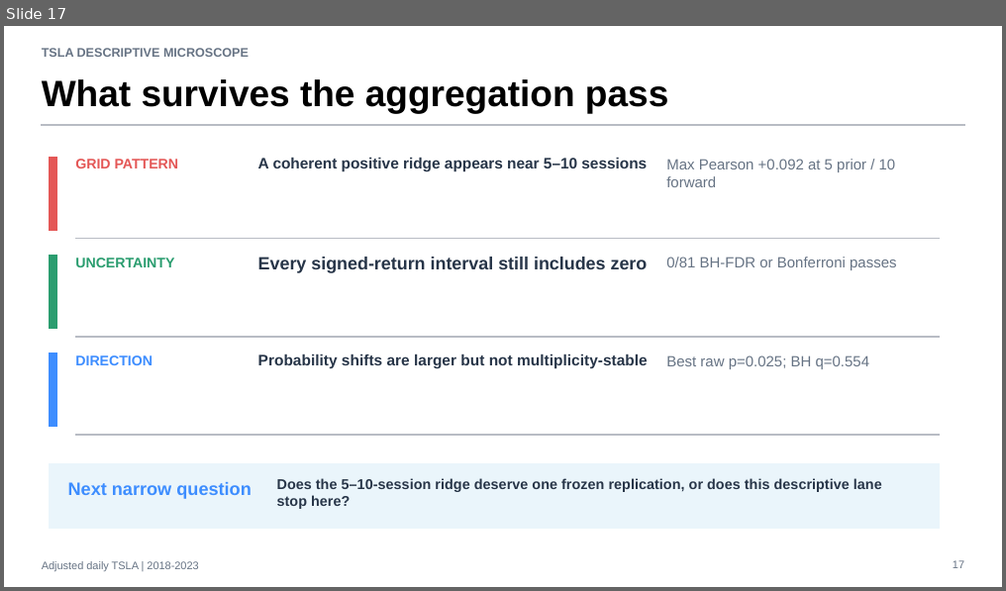
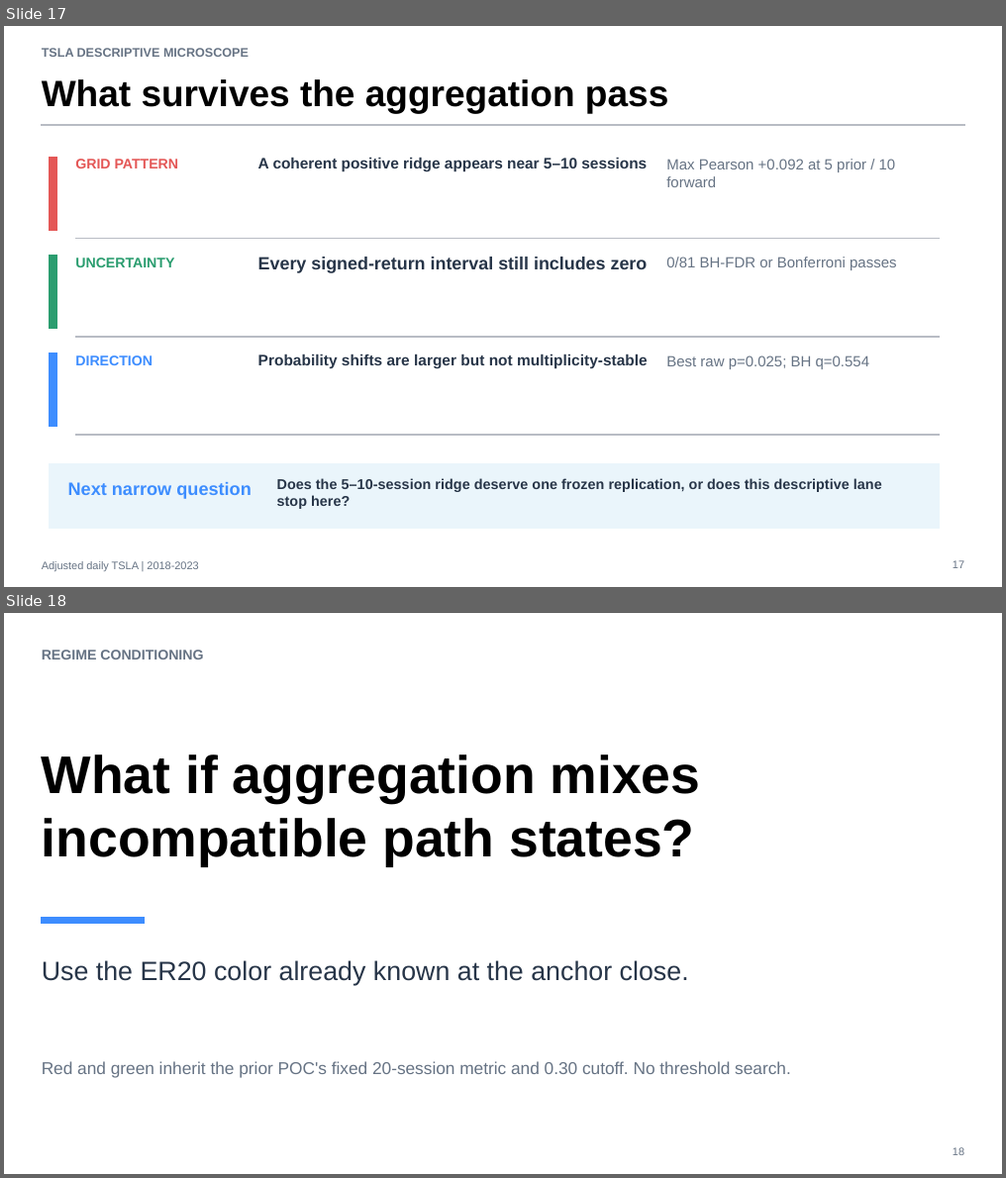
Before and after one commit to Francisc0Franc0/Time-Series-Modeling-Gen5, a slide deck: operator_hypothesis_lab/presentations/tsla_descriptive_microscope_evidence.pptx. Shown one above the other, each under a label of ours: slide 17 before the commit, slides 17 and 18 after it. The pictures are 1006x591 and 1006x1178 pixels, drawn with LibreOffice and Linux fonts; fonts in the diff are those of the drawing. Boxes give left, top, right and bottom in pixels: in the first picture for what was removed or moved away, otherwise in the second. Text is boxed around its words. In the diff, an @@ line names an element or a change of style, - is before the commit and + after.

Commit message:
Condition TSLA return grid on ER20 regimes

```diff
--- a/operator_hypothesis_lab/presentations/tsla_descriptive_microscope_evidence.pptx
+++ b/operator_hypothesis_lab/presentations/tsla_descriptive_microscope_evidence.pptx
@@ slide 18 added at [4, 613, 1002, 1174], background #FFFFFF @@
@@ text added at [42, 650, 203, 660], 13.5 pt, text #667384, bold @@
+REGIME CONDITIONING
@@ text added at [42, 755, 701, 866], 51 pt, text #000000, bold @@
+What if aggregation mixes
+incompatible path states?
@@ rectangle added at [42, 917, 145, 923], fill #3D8DFF, outline #3D8DFF 0 pt @@
@@ text added at [42, 960, 689, 985], 25.5 pt, text #273548 @@
+Use the ER20 color already known at the anchor close.
@@ text added at [42, 1061, 791, 1078], 16.5 pt, text #667384 @@
+Red and green inherit the prior POC's fixed 20-session metric and 0.30 cutoff. No threshold search.
@@ text added at [952, 1148, 964, 1156], 10.5 pt, text #667384 @@
+18
```
Also in this commit, not shown: 5 other slides added, 6 other files.
